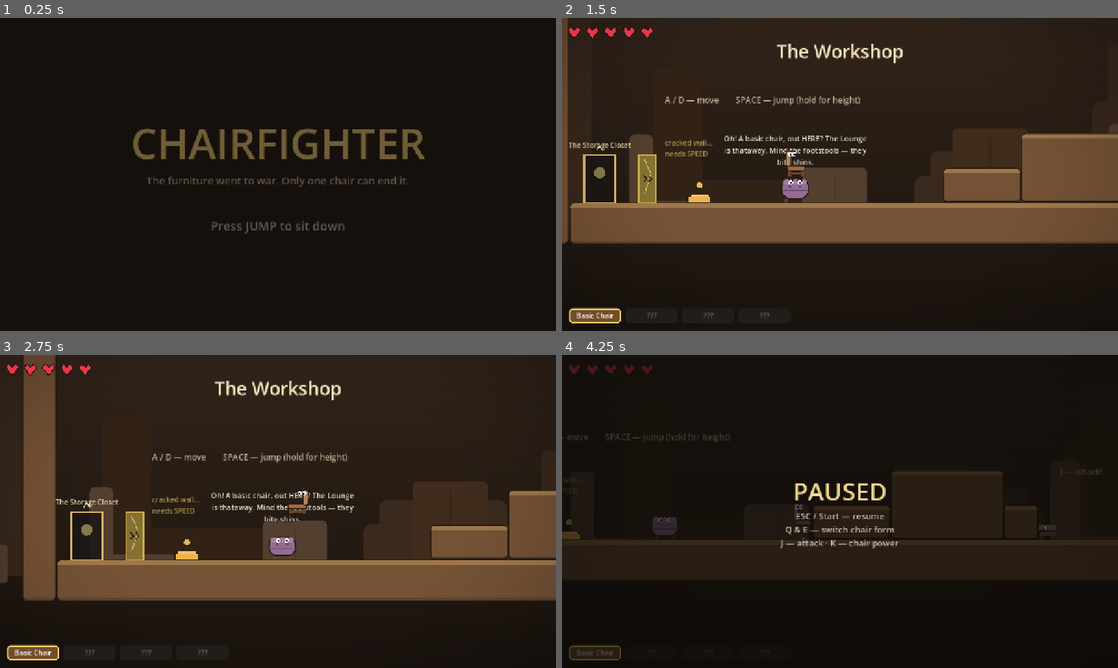
Above: before the commit, frames 1-4 (two rows, left to right).
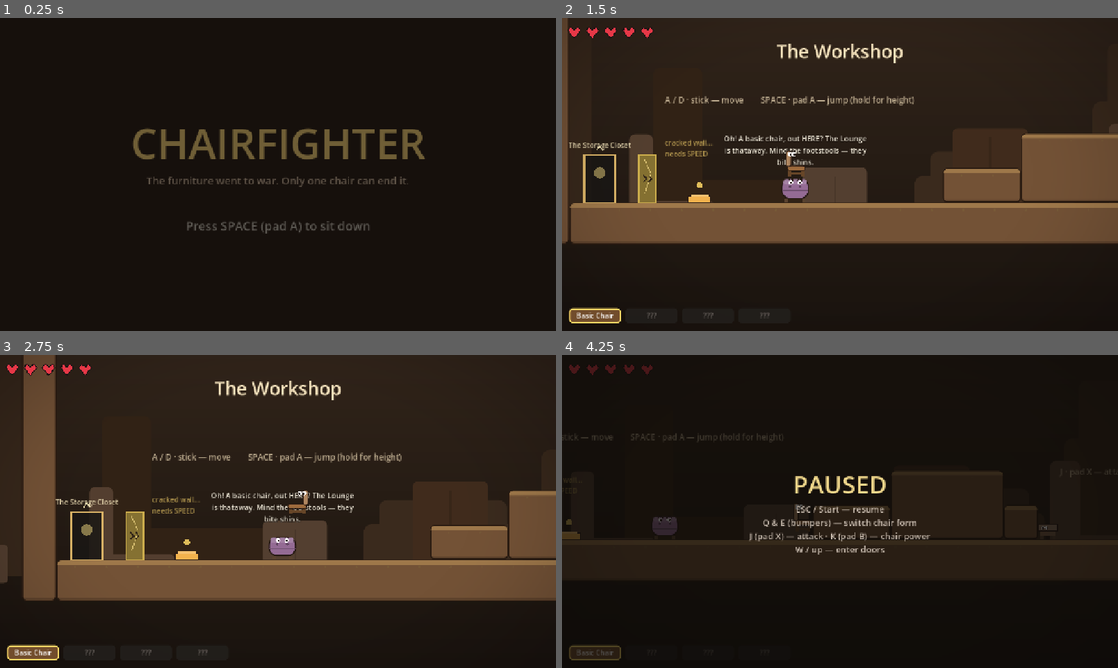
Above: after the commit, the same moments.

Repository: TsilenT/chairfighter
Game: Godot game, scene res://scenes/game/Game.tscn
Same seed, same stepped clock (60 frames per second), same inputs: the game is played once before the commit and once after it.
Inputs:
- Up to frame 1 (0.25 s): no input
- Up to frame 2 (1.5 s): tap Space (jump) at 0.5, 1.35 s; hold Space (jump) 0.53-1.28 s; hold D (move_right) from 0.53 s (still down); tap J (attack) at 0.6 s
- Up to frame 3 (2.75 s): tap Space (jump) at 1.52, 1.82 s; tap J (attack) at 1.55, 2.1 s; release D (move_right) at 2.03 s; hold A (move_left) from 2.03 s (still down); hold Space (jump) from 2.03 s (still down)
- Up to frame 4 (4.25 s): release A (move_left) at 2.78 s; release Space (jump) at 2.78 s; hold D (move_right) from 2.78 s (still down); tap F (interact) at 2.85 s; tap Space (jump) at 3.02, 3.32, 3.77, 3.8, 4.07 s; tap J (attack) at 3.05 s; hold K (special) from 3.53 s (still down); tap Escape (pause) at 4.15 s

The runs differ from the first frame. In frame 1, 0.4% of the frame differs, in the area x 33-67%, y 64-69%; in frame 2, 0.6%; in frame 3, 0.6%; in frame 4, 2.2%, in the area x 0-100%, y 25-64%.

Commit message:
fix: deferred review findings + dual keyboard/controller hints
- Revive waits for in-flight door transitions to finish placing the player
- Spring jump refuses to fire while unfold is blocked by a vent ceiling
- cheat_setup completes immediately when already in the target zone
- Driver validates step-script shape at load; hop-on-hit deferred past hurt-stun
- All player-facing prompts show both keyboard and pad bindings

Co-Authored-By: Claude Fable 5 <noreply@anthropic.com>
Claude-Session: https://claude.ai/code/session_01TS9gAP8ymhgCosReWMCiiM

Diff:
--- a/autoload/DemoDriver.gd
+++ b/autoload/DemoDriver.gd
@@ -50,6 +50,11 @@
 		push_error("DEMO FAIL: step script is not a JSON array: %s" % path)
 		get_tree().quit(1)
 		return
+	for i in (parsed as Array).size():
+		if not (parsed[i] is Dictionary):
+			push_error("DEMO FAIL: step %d is not an object: %s" % [i, str(parsed[i])])
+			get_tree().quit(1)
+			return
 	_steps = parsed
 	active = true
 	# MovieWriter capture must run at natural speed; headless runs fast.
@@ -70,11 +75,10 @@
 
 func _on_player_health(current: int, _maximum: int) -> void:
 	if current < _player_hp and _s.has("next_hop"):
-		# Hop on hit — clears most ground-level patterns without giving up
-		# position. (No retreating: with full-heal checkpoints and bosses
-		# retaining damage, trading aggressively converges fastest.)
-		Input.action_press("jump")
-		_s["hop_release"] = _elapsed + 0.18
+		# Queue a hop — the hurt-state stun (0.25s) outlives both the jump
+		# buffer and an immediate press, so the hop fires once control
+		# returns (see _run_auto_fight).
+		_s["pending_hop_at"] = _elapsed + 0.3
 	_player_hp = current
 
 
@@ -383,6 +387,12 @@
 	if _s.has("attack_down_at") and _elapsed - float(_s["attack_down_at"]) > TAP_TIME:
 		Input.action_release("attack")
 		_s.erase("attack_down_at")
+	# Deferred hop-on-hit: fire once the hurt stun has released control.
+	if _s.has("pending_hop_at") and _elapsed >= float(_s["pending_hop_at"]):
+		_s.erase("pending_hop_at")
+		if not _s.has("hop_release") and p.is_on_floor():
+			Input.action_press("jump")
+			_s["hop_release"] = _elapsed + 0.18
 	# Anticipatory dodge: boss closing in fast at ground level ⇒ full hop NOW.
 	if boss != null and boss is CharacterBody2D and not _s.has("hop_release"):
 		var bvel: Vector2 = (boss as CharacterBody2D).velocity
@@ -417,6 +427,15 @@
 ## zone. NEVER used by full_run.json — the full playthrough earns everything
 ## through real play. Requires the game to be started (tap ui_accept first).
 func _run_cheat_setup(step: Dictionary) -> void:
+	# Already in the target zone (same-zone setup): grant forms and finish.
+	if not _s.has("requested") and String(step.get("zone_name", "")) == _current_zone \
+			and _player() != null:
+		for f in step.get("forms", []):
+			GameState.unlock_form(StringName(String(f)))
+		if step.has("form"):
+			GameState.set_form(StringName(String(step.get("form"))))
+		_done()
+		return
 	if not _s.has("requested"):
 		_s["requested"] = true
 		for f in step.get("forms", []):
--- a/scenes/ui/PauseMenu.tscn
+++ b/scenes/ui/PauseMenu.tscn
@@ -41,6 +41,7 @@
 theme_override_font_sizes/font_size = 20
 theme_override_colors/font_color = Color(0.8, 0.75, 0.7, 1)
 text = "ESC / Start — resume
-Q & E — switch chair form
-J — attack · K — chair power"
+Q & E (bumpers) — switch chair form
+J (pad X) — attack · K (pad B) — chair power
+W / up — enter doors"
 horizontal_alignment = 1
--- a/scenes/ui/TitleScreen.tscn
+++ b/scenes/ui/TitleScreen.tscn
@@ -51,5 +51,5 @@
 layout_mode = 2
 theme_override_font_sizes/font_size = 28
 theme_override_colors/font_color = Color(0.95, 0.95, 0.9, 1)
-text = "Press JUMP to sit down"
+text = "Press SPACE (pad A) to sit down"
 horizontal_alignment = 1
--- a/scenes/zones/Workshop.tscn
+++ b/scenes/zones/Workshop.tscn
@@ -254,13 +254,13 @@
 position = Vector2(120, 150)
 theme_override_font_sizes/font_size = 19
 theme_override_colors/font_color = Color(0.85, 0.78, 0.65, 0.85)
-text = "A / D — move        SPACE — jump (hold for height)"
+text = "A / D · stick — move        SPACE · pad A — jump (hold for height)"
 
 [node name="SignAttack" type="Label" parent="Props"]
 position = Vector2(1330, 230)
 theme_override_font_sizes/font_size = 19
 theme_override_colors/font_color = Color(0.85, 0.78, 0.65, 0.85)
-text = "J — attack!"
+text = "J · pad X — attack!"
 
 [node name="SignGate" type="Label" parent="Props"]
 position = Vector2(120, 250)
--- a/src/forms/armchair.tres
+++ b/src/forms/armchair.tres
@@ -18,4 +18,4 @@
 attack_cooldown = 0.35
 collider_height = 56.0
 body_color = Color(0.72, 0.18, 0.2, 1)
-unlock_blurb = "Plush arms, long reach. Hold SPECIAL to grapple hook points!"
+unlock_blurb = "Plush arms, long reach. Hold K (pad B) to grapple gold hooks!"
--- a/src/forms/folding.tres
+++ b/src/forms/folding.tres
@@ -18,4 +18,4 @@
 attack_cooldown = 0.18
 collider_height = 56.0
 body_color = Color(0.75, 0.78, 0.82, 1)
-unlock_blurb = "Tap SPECIAL to fold flat for vents. Jump while folded to SPRING!"
+unlock_blurb = "Tap K (pad B) to fold flat for vents. Jump while folded to SPRING!"
--- a/src/forms/office.tres
+++ b/src/forms/office.tres
@@ -18,4 +18,4 @@
 attack_cooldown = 0.25
 collider_height = 56.0
 body_color = Color(0.22, 0.28, 0.34, 1)
-unlock_blurb = "Ergonomic. Aerodynamic. Press SPECIAL to dash through speed gates and low tunnels!"
+unlock_blurb = "Ergonomic. Aerodynamic. Tap K (pad B) to dash through cracked walls and low tunnels!"
--- a/src/game/Game.gd
+++ b/src/game/Game.gd
@@ -152,6 +152,11 @@
 			await _fade_to(0.0, 0.2)
 		else:
 			await _load_zone(GameState.checkpoint_zone, GameState.checkpoint_spawn)
+	else:
+		# A door transition raced the death timer and won: wait for it to
+		# finish placing the player before reviving (never revive mid-load).
+		while _transitioning:
+			await get_tree().process_frame
 	# Revive only once safely placed (never alive inside the killzone).
 	if _player != null and _player.has_method("revive"):
 		_player.revive()
--- a/src/npc/OttomanOtto.gd
+++ b/src/npc/OttomanOtto.gd
@@ -5,7 +5,7 @@
 
 const LINES := {
 	0: "Oh! A basic chair, out HERE? The Lounge is thataway. Mind the footstools — they bite shins.",
-	1: "You BEAT the Baron?! Try holding K near those golden hooks. I'd do it myself but... no arms.",
+	1: "You BEAT the Baron?! Try holding K (pad B) near those golden hooks. I'd do it myself but... no arms.",
 	2: "Wheels! Fancy. I hear the Storage Closet wall cracks if you hit it at speed. Not that I've tried. No wheels.",
 	3: "You can FOLD?! Unnatural. Magnificent. There's a draft from that hatch past the Lounge door — something regal down there.",
 	4: "The King himself... good luck, friend. Sit hard, sit true.",
--- a/src/player/Player.gd
+++ b/src/player/Player.gd
@@ -279,6 +279,8 @@
 
 func _spring_jump() -> void:
 	_set_folded(false)
+	if folded:
+		return  # no headroom to unfold (inside a vent): no launch, keep crawling
 	# Fixed-height launch derived the same way as normal jumps.
 	velocity.y = -sqrt(2.0 * form.rise_gravity() * SPRING_HEIGHT)
 	_jump_cut_done = true  # springs are full-commitment
Not shown, added: src/bosses/UpholsteredKing.gd.uid
Not shown, added: src/zones/Lounge.gd.uid
Not shown, added: src/zones/ThroneRoom.gd.uid
Not shown, added: docs/BACKLOG.md
